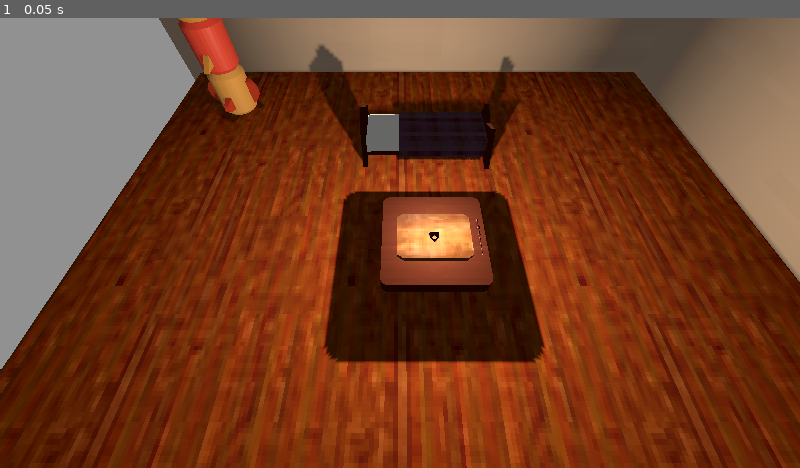
Above: before the commit, frame 1.
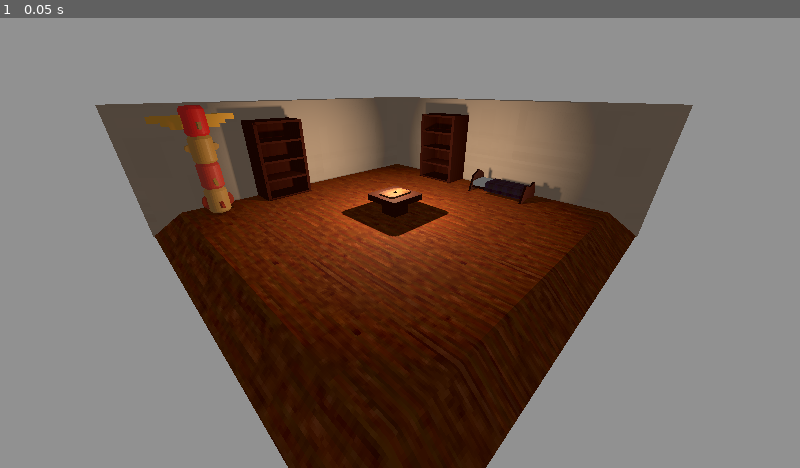
Above: after the commit, the same moment.

Repository: Isaac-SOL/OccultRoom
Game: Godot game, scene res://scenes/worldN/world.tscn
The game is run twice, just before and just after one commit, with the same random seed, the same clock (stepped at 60 frames per second) and the same inputs. The project has no main scene, so this scene is started directly.
Inputs:
- Up to frame 1 (0.05 s): no input

The runs differ from the first frame. In frame 1, 85% of the frame differs, in the area x 0-100%, y 0-100%.

Commit message:
Ajout meuble Etagere

Diff:
--- /dev/null
+++ b/scenes/meubles/etagere.tscn
@@ -0,0 +1,5 @@
+[gd_scene load_steps=2 format=3 uid="uid://begg35e7wjo3e"]
+
+[ext_resource type="PackedScene" uid="uid://cnplm40oc6c03" path="res://assets/3Dmodels/etagere.glb" id="1_fivti"]
+
+[node name="etagere" instance=ExtResource("1_fivti")]
--- a/scenes/worldN/world.tscn
+++ b/scenes/worldN/world.tscn
@@ -1,16 +1,17 @@
-[gd_scene load_steps=15 format=3 uid="uid://exeb5f1cinn7"]
+[gd_scene load_steps=16 format=3 uid="uid://exeb5f1cinn7"]
 
-[ext_resource type="PackedScene" uid="uid://d0fyb8y16pja" path="res://scenes/bed/bed.tscn" id="1_0ldax"]
-[ext_resource type="PackedScene" uid="uid://dn77yd4l16weq" path="res://scenes/floor/floor.tscn" id="2_081g6"]
-[ext_resource type="PackedScene" uid="uid://cwyeroginfom3" path="res://scenes/floor/wall_1.tscn" id="3_8h3oe"]
-[ext_resource type="PackedScene" uid="uid://cn3aqry6xnj18" path="res://scenes/floor/wall_2.tscn" id="4_fk86o"]
-[ext_resource type="PackedScene" uid="uid://cd1b7dok184rq" path="res://scenes/floor/wall_3.tscn" id="5_krsx5"]
-[ext_resource type="PackedScene" uid="uid://do8gjgsy0r07n" path="res://scenes/floor/wall_4.tscn" id="6_25jbo"]
-[ext_resource type="PackedScene" uid="uid://dmhsk5o2frurl" path="res://scenes/table/table.tscn" id="7_p7f7b"]
-[ext_resource type="PackedScene" uid="uid://b0sp4h8u5thh5" path="res://scenes/ouija/ouija_board.tscn" id="8_dlyfg"]
-[ext_resource type="PackedScene" uid="uid://jkrxv6iyw51s" path="res://scenes/ouija/ouija_cursor.tscn" id="9_x7vnq"]
+[ext_resource type="PackedScene" uid="uid://d0fyb8y16pja" path="res://scenes/meubles/bed.tscn" id="1_0ldax"]
+[ext_resource type="PackedScene" uid="uid://dn77yd4l16weq" path="res://scenes/chambre/floor.tscn" id="2_081g6"]
+[ext_resource type="PackedScene" uid="uid://cwyeroginfom3" path="res://scenes/chambre/wall_1.tscn" id="3_8h3oe"]
+[ext_resource type="PackedScene" uid="uid://cn3aqry6xnj18" path="res://scenes/chambre/wall_2.tscn" id="4_fk86o"]
+[ext_resource type="PackedScene" uid="uid://cd1b7dok184rq" path="res://scenes/chambre/wall_3.tscn" id="5_krsx5"]
+[ext_resource type="PackedScene" uid="uid://do8gjgsy0r07n" path="res://scenes/chambre/wall_4.tscn" id="6_25jbo"]
+[ext_resource type="PackedScene" uid="uid://dmhsk5o2frurl" path="res://scenes/meubles/table.tscn" id="7_p7f7b"]
+[ext_resource type="PackedScene" uid="uid://b0sp4h8u5thh5" path="res://scenes/artefacts/ouija/ouija_board.tscn" id="8_dlyfg"]
+[ext_resource type="PackedScene" uid="uid://jkrxv6iyw51s" path="res://scenes/artefacts/ouija/ouija_cursor.tscn" id="9_x7vnq"]
 [ext_resource type="PackedScene" uid="uid://t613cf1f1w7u" path="res://scenes/artefacts/baguette.tscn" id="10_5sx0n"]
 [ext_resource type="PackedScene" uid="uid://bpf8xek506hi1" path="res://scenes/artefacts/totem.tscn" id="11_bnitq"]
+[ext_resource type="PackedScene" uid="uid://begg35e7wjo3e" path="res://scenes/meubles/etagere.tscn" id="12_qisx2"]
 
 [sub_resource type="ProceduralSkyMaterial" id="ProceduralSkyMaterial_m58k6"]
 sky_horizon_color = Color(0.64625, 0.65575, 0.67075, 1)
@@ -38,7 +39,7 @@
 omni_range = 20.6087
 
 [node name="bed2" parent="." instance=ExtResource("1_0ldax")]
-transform = Transform3D(1, 0, 0, 0, 1, 0, 0, 0, 1, 0, 0, -7.49244)
+transform = Transform3D(-4.37114e-08, 0, -1, 0, 1, 0, 1, 0, -4.37114e-08, 13, 0, 4.50756)
 
 [node name="floor" parent="." instance=ExtResource("2_081g6")]
 
@@ -59,11 +60,17 @@
 [node name="ouija_cursor" parent="." instance=ExtResource("9_x7vnq")]
 
 [node name="Camera3D" type="Camera3D" parent="."]
-transform = Transform3D(1, 0, 0, 0, 0.530467, 0.847706, 0, -0.847706, 0.530467, -1.25276, 11.3501, 6.03213)
+transform = Transform3D(0.707107, 0.331563, -0.624552, 0, 0.883251, 0.468901, 0.707107, -0.331563, 0.624552, -19.2528, 11.3501, 20.0321)
 current = true
 
 [node name="baguette" parent="." instance=ExtResource("10_5sx0n")]
 transform = Transform3D(1, 0, 0, 0, 1, 0, 0, 0, 1, 1.7, 2, 0.2)
 
 [node name="totem" parent="." instance=ExtResource("11_bnitq")]
-transform = Transform3D(-4.37114e-08, 0, -1, 0, 1, 0, 1, 0, -4.37114e-08, -11.3, 0, -11.1)
+transform = Transform3D(-4.37114e-08, 0, -1, 0, 1, 0, 1, 0, -4.37114e-08, -12.3, 0, -13.1)
+
+[node name="etagere" parent="." instance=ExtResource("12_qisx2")]
+transform = Transform3D(-1, 0, 2.98023e-08, 0, 1, 0, -2.98023e-08, 0, -1, 14, 0, -5)
+
+[node name="etagere2" parent="." instance=ExtResource("12_qisx2")]
+transform = Transform3D(-4.37114e-08, 0, -1, 0, 1, 0, 1, 0, -4.37114e-08, -5, 0, -14)
Binary file added: assets/3Dmodels/etagere.glb
Not shown, added: assets/3Dmodels/etagere.glb.import
Binary file added: assets/3Dmodels/etagere_wood_table_001_diff_1k.jpg
Not shown, added: assets/3Dmodels/etagere_wood_table_001_diff_1k.jpg.import
Renamed: scenes/ouija/ouija_board.tscn -> scenes/artefacts/ouija/ouija_board.tscn
Renamed: scenes/ouija/ouija_cursor.tscn -> scenes/artefacts/ouija/ouija_cursor.tscn
Renamed: scenes/floor/floor.tscn -> scenes/chambre/floor.tscn
Renamed: scenes/floor/wall_1.tscn -> scenes/chambre/wall_1.tscn
Renamed: scenes/floor/wall_2.tscn -> scenes/chambre/wall_2.tscn
Renamed: scenes/floor/wall_3.tscn -> scenes/chambre/wall_3.tscn
Renamed: scenes/floor/wall_4.tscn -> scenes/chambre/wall_4.tscn
Renamed: scenes/bed/bed.tscn -> scenes/meubles/bed.tscn
(and 1 more such lines)
